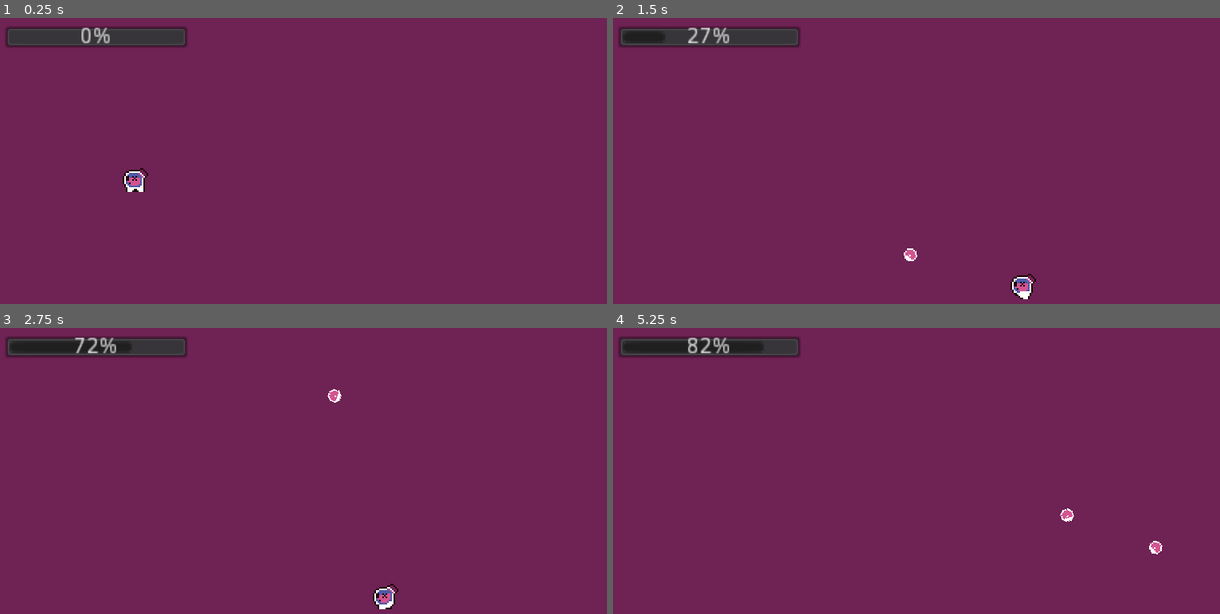
Above: before the commit, frames 1-4 (two rows, left to right).
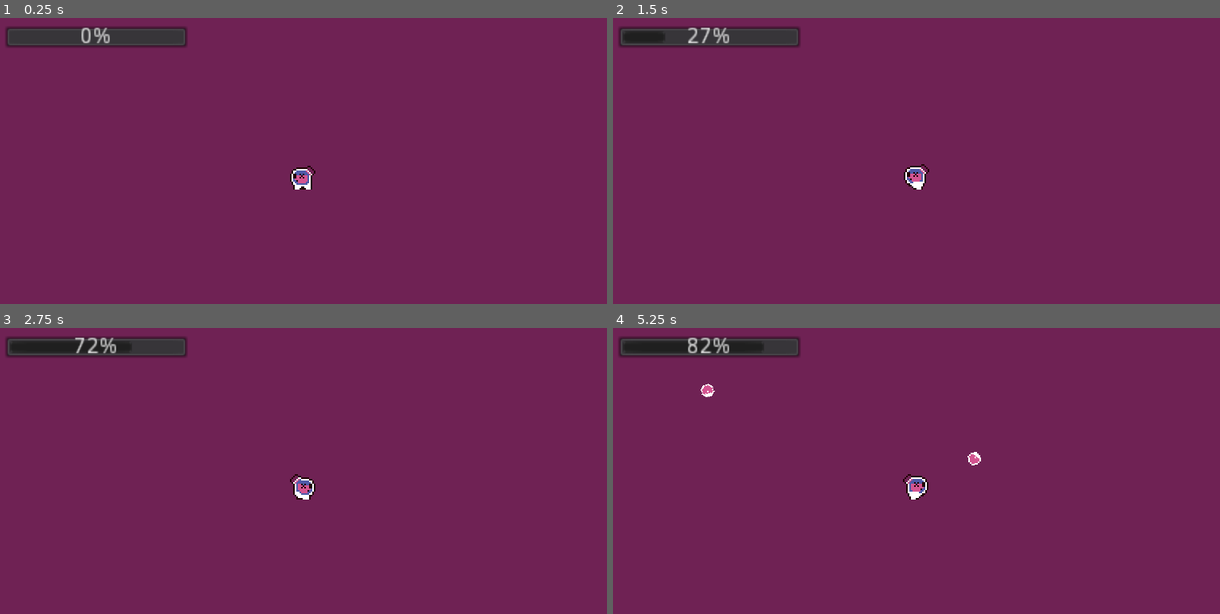
Above: after the commit, the same moments.

Repository: OceanBoy612/ludumdare21
Game: Godot game, scene res://Code/World/World.tscn
Same seed, same stepped clock (60 frames per second), same inputs: the game is played once before the commit and once after it.
Inputs (mouse positions are in pixels of both pictures, inside the frame that each line leads up to):
- Up to frame 1 (0.25 s): no input
- Up to frame 2 (1.5 s): move the mouse to (1050, 172) at 0.52 s; press the mouse at (1050, 172) at 0.53 s; hold Right (ui_right) from 0.53 s (still down); tap Space (jump) at 0.77 s; move the mouse to (795, 206) at 1.27 s; release the mouse at (795, 206) at 1.28 s; click (795, 206) at 1.35 s
- Up to frame 3 (2.75 s): tap Space (jump) at 1.52 s; move the mouse to (364, 425) at 2.02 s; release Right (ui_right) at 2.03 s; press the mouse at (364, 425) at 2.03 s; hold Left (ui_left) from 2.03 s (still down)
- Up to frame 4 (5.25 s): move the mouse to (886, 568) at 2.77 s; release Left (ui_left) at 2.78 s; release the mouse at (886, 568) at 2.78 s; hold Right (ui_right) 2.78-4.28 s; click (886, 568) at 2.85 s; tap Space (jump) at 3.02, 3.77, 4.52 s; move the mouse to (1098, 551) at 3.52 s; press the mouse at (1098, 551) at 3.53 s; move the mouse to (734, 448) at 4.27 s; release the mouse at (734, 448) at 4.28 s; hold Left (ui_left) 4.28-5.03 s; click (734, 448) at 4.35 s; move the mouse to (946, 499) at 5.02 s; press the mouse at (946, 499) at 5.03 s; hold Right (ui_right) from 5.03 s (still down)

The runs differ from the first frame. In frame 1, 0.5% of the frame differs, in the area x 20-52%, y 51-61%; in frame 2, 0.6%, in the area x 47-70%, y 51-99%; in frame 3, 0.6%; in frame 4, 0.6%.

Commit message:
Added screenshake

Diff:
--- a/src/Code/World/Camera2D.gd
+++ b/src/Code/World/Camera2D.gd
@@ -1 +1,55 @@
+"""
+
+Intended Usage:
+
+Drag and drop this script onto a Camera2D that is a child of the root.
+
+To get the camera shake. Call the add_trauma(amount) from elsewhere.
+	amount == a number between 0 and 1
+
+
+"""
+
+
+
 extends Camera2D
+
+export var decay = 0.8  # How quickly the shaking stops [0, 1].
+export var max_offset = Vector2(100, 75)  # Maximum hor/ver shake in pixels.
+export var max_roll = 0.1  # Maximum rotation in radians (use sparingly).
+export (NodePath) var target  # Assign the node this camera will follow.
+export(float, 0, 1, 0.02) var max_trauma = 1  # max trauma
+
+
+var trauma = 0.0  # Current shake strength.
+var trauma_power = 2  # Trauma exponent. Use [2, 3].
+
+
+onready var noise = OpenSimplexNoise.new()
+var noise_y = 0
+
+func _ready():
+	randomize()
+	noise.seed = randi()
+	noise.period = 4
+	noise.octaves = 2
+
+func add_trauma(amount):
+	trauma = min(trauma + amount, max_trauma)
+
+
+func _process(delta):
+	if target:
+		global_position = get_node(target).global_position
+	if trauma:
+		trauma = max(trauma - decay * delta, 0)
+		shake()
+
+
+func shake():
+	var amount = pow(trauma, trauma_power)
+
+	noise_y += 1
+	rotation = max_roll * amount * noise.get_noise_2d(noise.seed, noise_y)
+	offset.x = max_offset.x * amount * noise.get_noise_2d(noise.seed*2, noise_y)
+	offset.y = max_offset.y * amount * noise.get_noise_2d(noise.seed*3, noise_y)
--- a/src/Code/World/World.gd
+++ b/src/Code/World/World.gd
@@ -3,3 +3,8 @@
 
 func _ready():
 	$GUI.set_player($Player)
+	$Player.connect("shot", self, "_on_player_shot")
+
+
+func _on_player_shot():
+	$Camera2D.add_trauma(0.4)
--- a/src/Code/World/World.tscn
+++ b/src/Code/World/World.tscn
@@ -27,6 +27,8 @@
 position = Vector2( 192, 108 )
 current = true
 script = ExtResource( 4 )
+max_offset = Vector2( 20, 15 )
+target = NodePath("../Player")
 
 [node name="Floortemp" type="StaticBody2D" parent="."]
 position = Vector2( 180, 187 )
